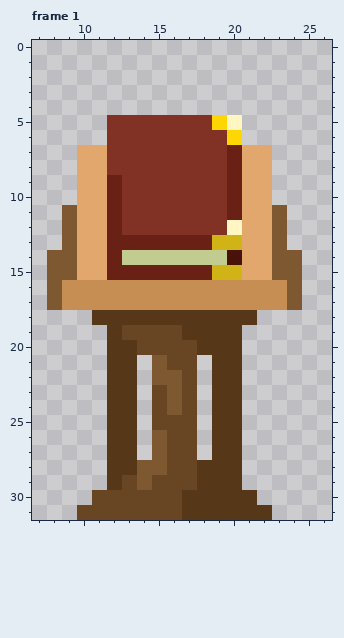
Pixel-art file: GreasyFingers/Assets/Sprites/world/pickup_page.aseprite. The picture above is the old version.
32x32 pixels, 1 frame. Colours within 5 levels of each other are drawn and written as one. Shown: frame 1: x 7..26, y 0..31. The commit also changed other frames, which this record leaves out.
Once edited:
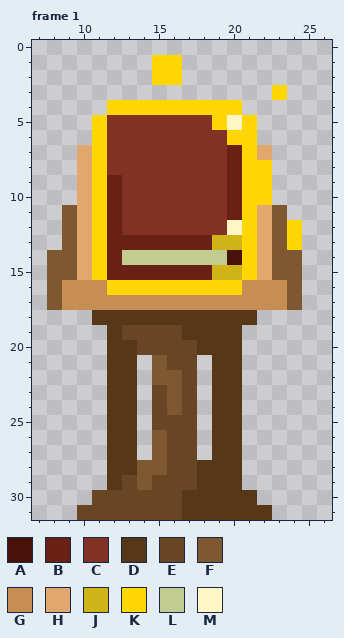
Palette (. is transparent): A #491208  B #682114  C #823224  D #563819  E #684623  F #7d5831  G #c78e53  H #e1a76d  J #cfb317  K #ffd700fb  L #c2cb90  M #fff6c4
Edits made:
layer "Layer 2" added
layer "Layer 3" added
Frame 1, layers "Layer 3", "Layer 2":
The edit adds colour K in rows 1 to 2 at x 15 to 16; in row 3 at x 23; in row 4 at x 12 to 20; in rows 5 to 6 at x 11 and 21; in rows 12 to 13 at x 24.
Colour G gives way to colour K in row 16 at x 12 to 20.
Colour H gives way to colour K in row 7 at x 11 and 21; in rows 8 to 10 at x 11 and 21 to 22; in rows 11 to 15 at x 11 and 21.
Where, in picture pixels (left, top, right, bottom), the same in both pictures:
changed: (92, 55, 302, 295)
